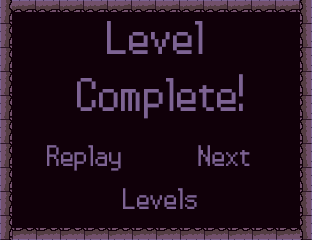
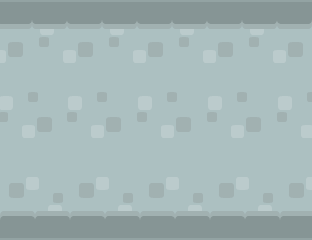
Layers edited between the first and the second 312×240 image:
hid "Layer 5 copy", painted on it over [0, 0, 312, 240]
removed layer "Layer 4 copy" over [12, 228, 300, 240]
added layer "Layer 7 copy 3" above "Layer 7 copy 4" over [0, 0, 312, 70]
added layer "Layer 7 copy 4" above "Layer 11 copy" over [0, 170, 312, 240]
renamed "Layer 1 copy" to "Layer 11 copy", painted on it over [0, 0, 312, 240]
removed layer "Layer 1 copy 5" over [0, 0, 12, 240]
removed layer "Levels" over [123, 188, 197, 209]
removed layer "Next" over [198, 145, 250, 166]
removed layer "Replay" over [47, 145, 121, 171]
removed layer "Level Complete!" over [77, 21, 243, 119]
